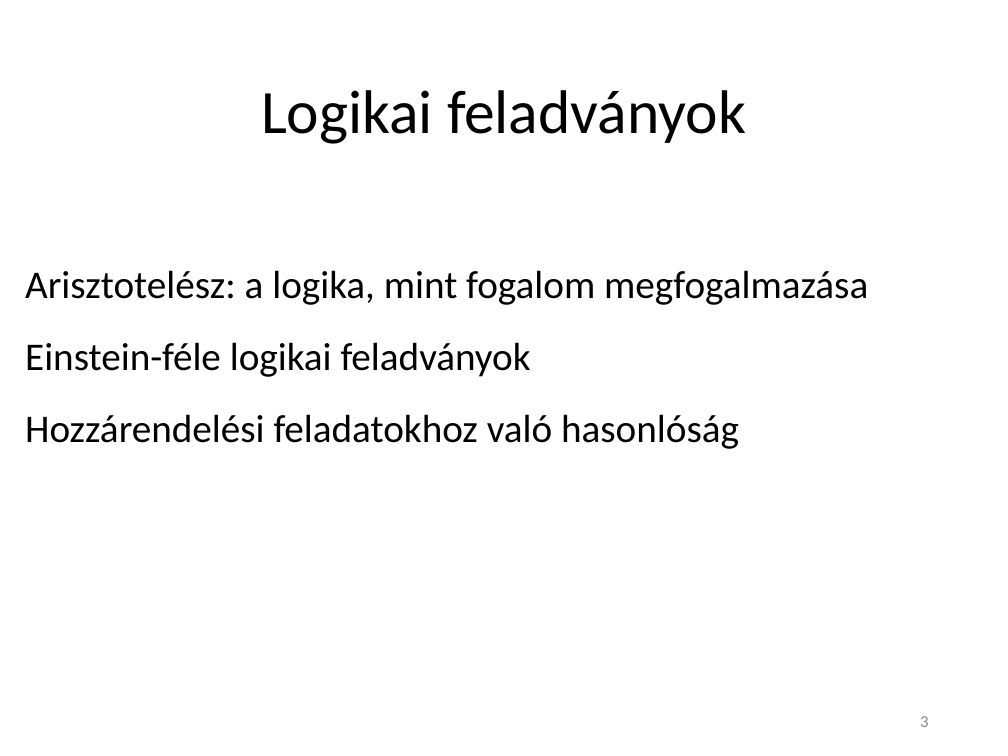
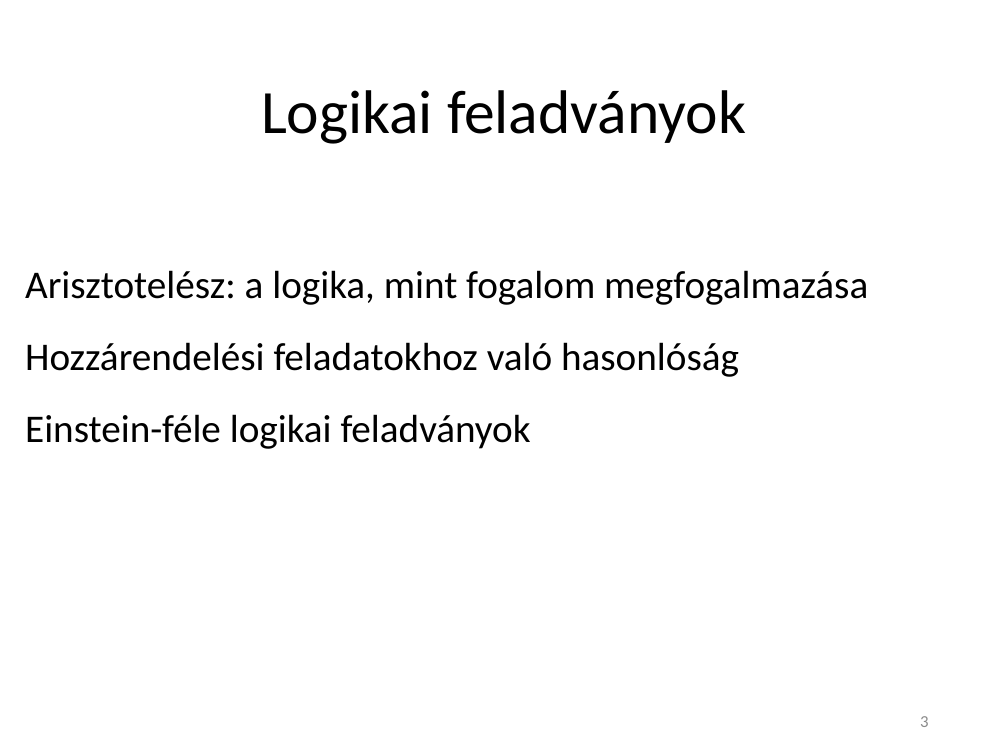
Before and after one commit to Teaching-projects/SZE-Peku221b, a slide deck: slide 3 of CP_Dolgozat/Előadás/Logikai feladványok megoldása korlátprogramozással.pptx. Drawn at 1008x756 pixels with LibreOffice and Linux fonts; fonts in the diff are those of the drawing. Boxes give left, top, right and bottom in pixels: in the first picture for what was removed or moved away, otherwise in the second. Text is boxed around its words. In the diff, an @@ line names an element or a change of style, - is before the commit and + after.

```diff
--- a/CP_Dolgozat/Előadás/Logikai feladványok megoldása korlátprogramozással.pptx
+++ b/CP_Dolgozat/Előadás/Logikai feladványok megoldása korlátprogramozással.pptx
@@ text at (x1=25, y1=342, x2=739, y2=377): paragraph added @@
+Hozzárendelési feladatokhoz való hasonlóság
@@ text at (x1=25, y1=414, x2=739, y2=449): paragraph removed @@
-Hozzárendelési feladatokhoz való hasonlóság
```
Also in this commit, not shown: 3 other slides changed, 1 slide added.
